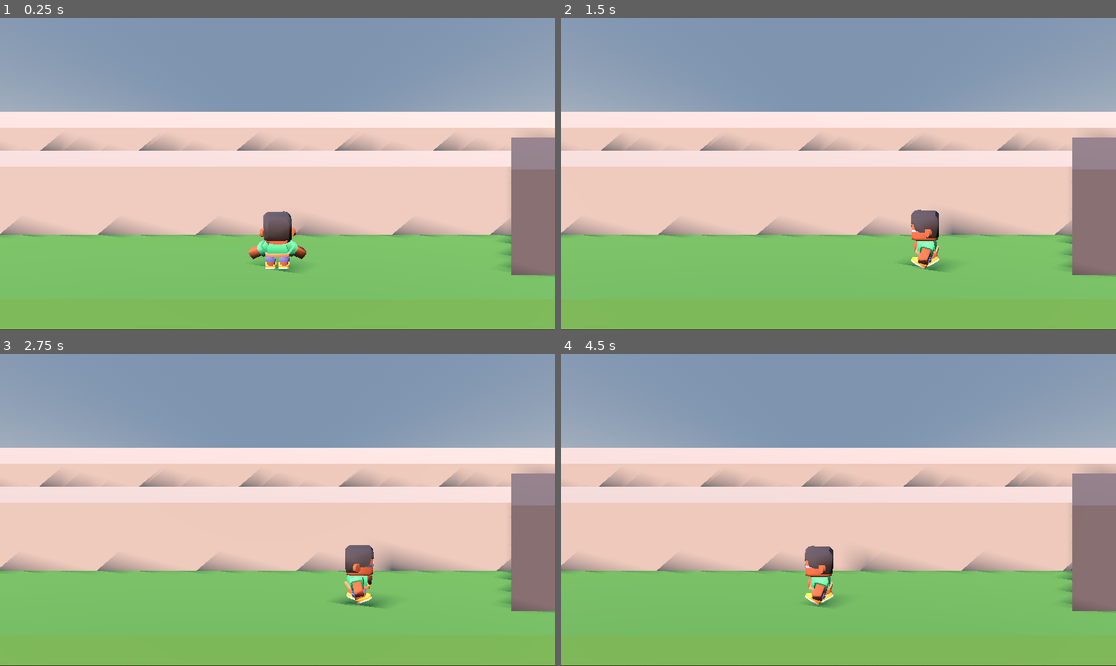
Above: before the commit, frames 1-4 (two rows, left to right).
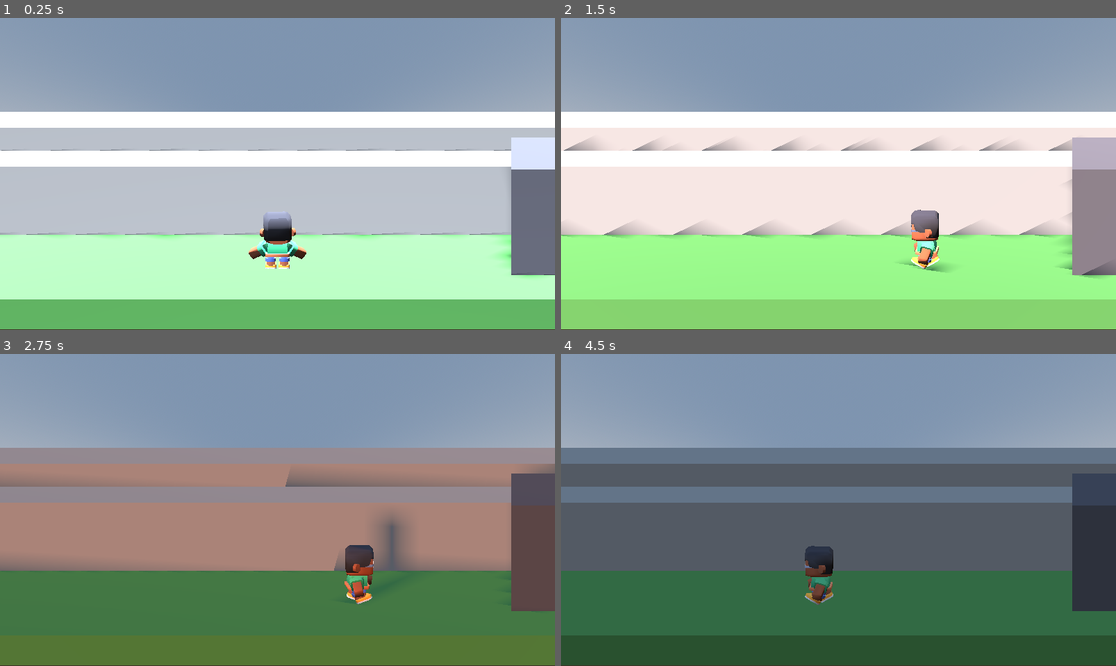
Above: after the commit, the same moments.

Repository: allan-gomez-creator/Barrasbalas
Game: Godot game, scene res://zona_a.tscn
Same seed, same stepped clock (60 frames per second), same inputs: the game is played once before the commit and once after it. This scene is started directly instead of the project's main scene.
Inputs:
- Up to frame 1 (0.25 s): no input
- Up to frame 2 (1.5 s): hold D (move_right) 0.53-1.28 s; tap Q (rodar) at 0.6, 1.35 s; tap Space (saltar) at 0.77 s; hold A (move_left) from 1.28 s (still down)
- Up to frame 3 (2.75 s): tap Space (saltar) at 1.52 s; release A (move_left) at 2.03 s; hold D (move_right) from 2.03 s (still down); tap Q (rodar) at 2.1 s
- Up to frame 4 (4.5 s): release D (move_right) at 2.78 s; hold W (move_up) 2.78-3.53 s; tap Q (rodar) at 2.85, 3.6, 4.35 s; tap Space (saltar) at 3.02, 3.77 s; hold A (move_left) from 3.53 s (still down)

The runs differ from the first frame. In frame 1, 67% of the frame differs, in the area x 0-100%, y 30-100%; in frame 2, 67%; in frame 3, 69%; in frame 4, 70%.

Commit message:
Tarea A nivel 2: aviso de la noche

Diff:
--- a/sistema_sol.gd
+++ b/sistema_sol.gd
@@ -2,6 +2,9 @@
 extends Node
 # Tarea A - Barrasbalas: el coordinador de la luz principal.
 # Tiene un CicloDia, le pide las cuentas y las aplica al Sol y al ambiente.
+# Avisa una sola vez cuando cae la noche (y cuando vuelve el dia) con la senal cambio_noche.
+
+signal cambio_noche(es_noche: bool)
 
 @export var sol: DirectionalLight3D
 @export var entorno: WorldEnvironment
@@ -11,14 +14,21 @@
 @export var ambiente_noche := 0.15
 @onready var ciclo: CicloDia = $CicloDia
 
+var era_noche := false
+
 
 func _ready() -> void:
 	aplicar_hora()
+	era_noche = CicloDia.factor_sol(ciclo.hora) <= 0.0
 
 
 func _process(delta: float) -> void:
 	ciclo.avanzar(delta)
 	aplicar_hora()
+	var es_noche := CicloDia.factor_sol(ciclo.hora) <= 0.0
+	if es_noche != era_noche:
+		era_noche = es_noche
+		cambio_noche.emit(es_noche)
 
 
 func aplicar_hora() -> void:
--- a/zona_a.tscn
+++ b/zona_a.tscn
@@ -119,3 +119,5 @@
 
 [node name="CicloDia" type="Node" parent="SistemaSol" unique_id=16317005]
 script = ExtResource("4_57wwi")
+hora = 12.0
+duracion_dia = 12.0
